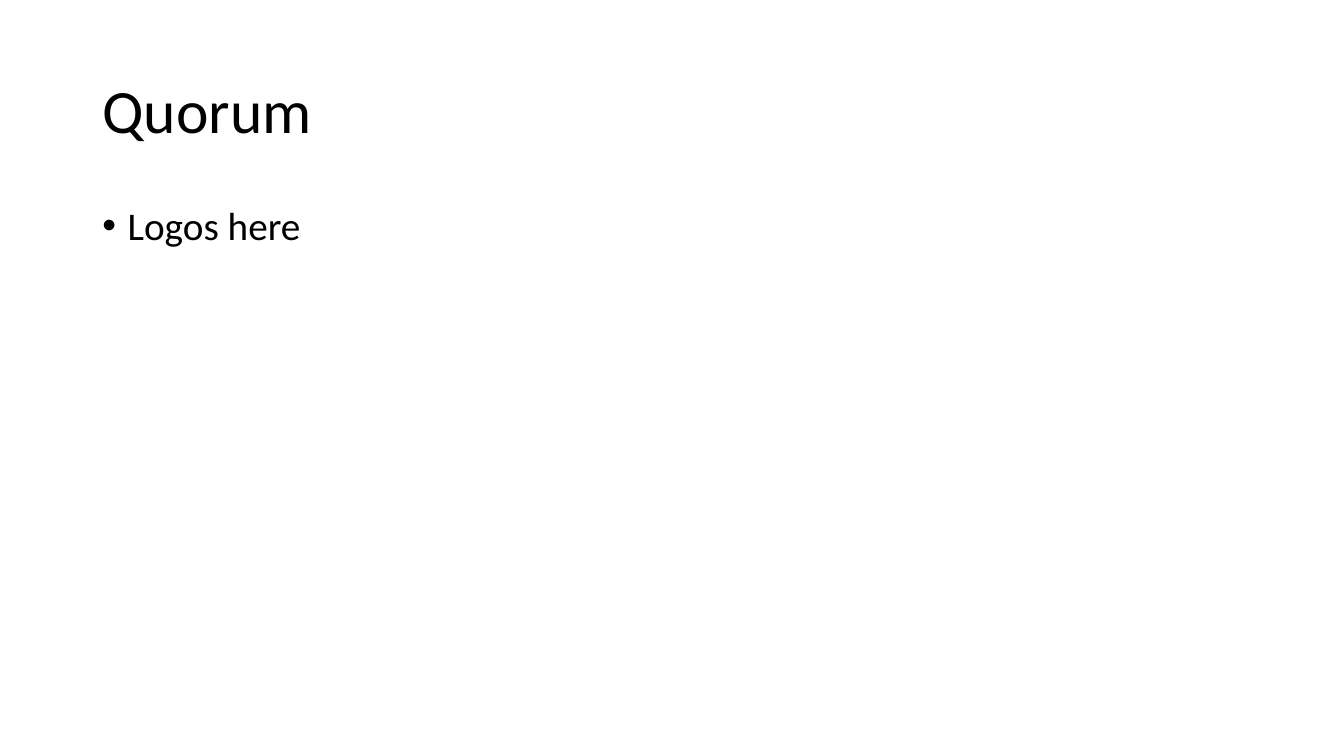
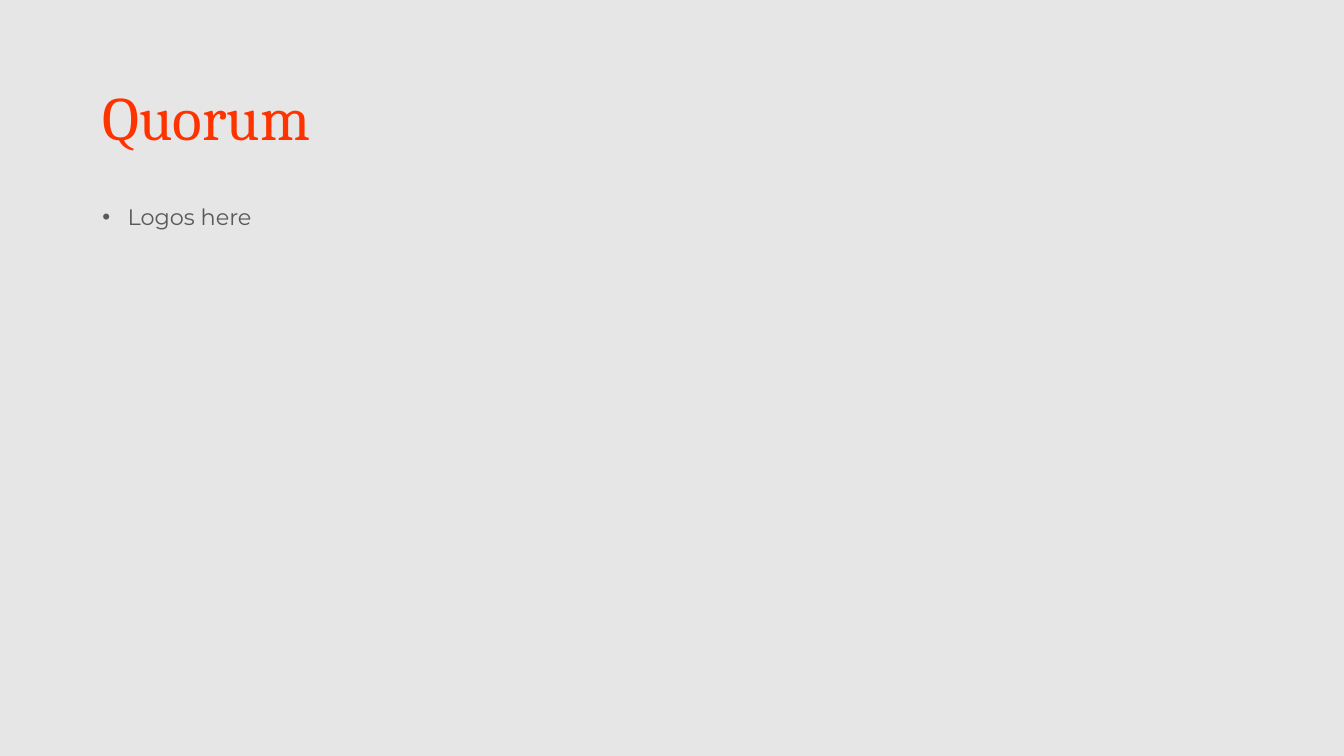
Before and after one commit to djhmateer/davesmusic, a slide deck: slide 2 of Documents/DavesTopMusic.pptx. Drawn at 1344x756 pixels with LibreOffice and Linux fonts; fonts in the diff are those of the drawing. Boxes give left, top, right and bottom in pixels: in the first picture for what was removed or moved away, otherwise in the second. Text is boxed around its words. In the diff, an @@ line names an element or a change of style, - is before the commit and + after.

Commit message:
ppt

```diff
--- a/Documents/DavesTopMusic.pptx
+++ b/Documents/DavesTopMusic.pptx
@@ background #FFFFFF to #E7E6E6 @@
@@ title "Quorum" at bbox=[102, 98, 310, 151]: font Calibri to Cambria, text colour #000000 to #FF3300 @@
@@ text "Logos here" at bbox=[128, 208, 252, 230]: size 28 to 16 pt, font Calibri to Montserrat, text colour #000000 to #595959 @@
```
Also in this commit, not shown: 4 other slides changed, 1 slide added.
